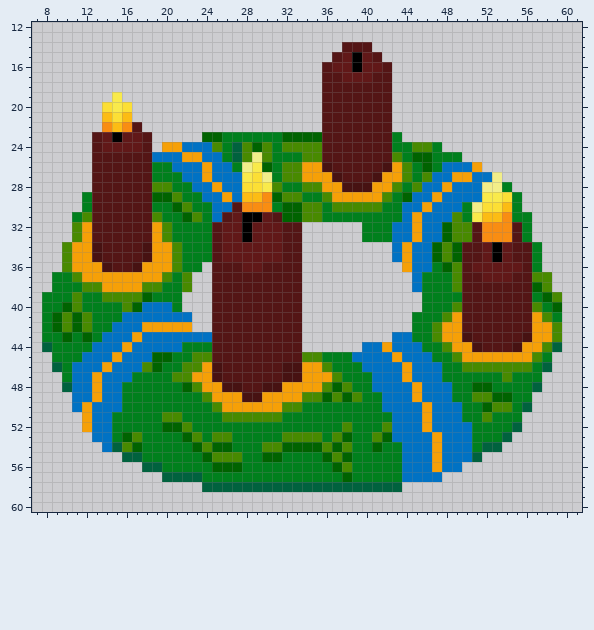
File history of a sprite sheet, Assets/FuerWinter/Adventskranz.png. The picture above was drawn from the file before the commit.
The file is 68x68 pixels. Shown: x 7..61, y 12..60.
After:
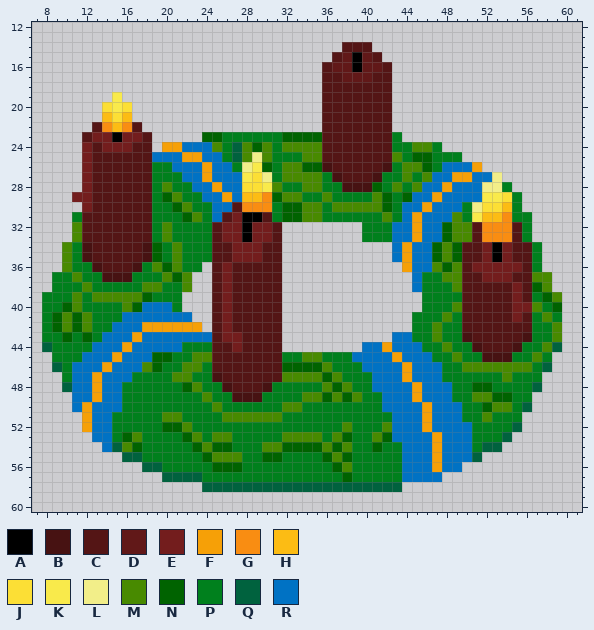
Palette (. is transparent): A #000000  B #471212  C #541515  D #611818  E #731d1d  F #f6a007  G #f98d12  H #fcbc14  J #fcdf35  K #f9ea4b  L #f2ee89  M #488a00  N #006300  P #00801d  Q #00623e  R #0072c4
Changes in this commit:
Colour F becomes colour B in rows 34 to 35 at x 12; in row 36 at x 13; in row 37 at x 14 to 16; in row 45 at x 52 to 54; in row 49 at x 27.
The author put colour C in row 22 at x 13; in row 23 at x 12.
Colour B becomes colour C in rows 34 to 35 at x 13; in row 36 at x 14; in row 46 at x 25; in row 48 at x 27.
Colour D becomes colour C in row 24 at x 17; in row 31 at x 30; in rows 32 to 33 at x 31; in rows 34 to 35 at x 26 and 30 to 31; in row 36 at x 28 to 29.
Colour F becomes colour C in rows 32 to 33 at x 12.
Colour M becomes colour C in row 31 at x 12.
The author put colour E in rows 24 to 28 at x 12; in row 29 at x 11.
Colour C becomes colour E in row 23 at x 13; in rows 36 to 37 at x 26; in rows 38 to 39 at x 26 and 55; in row 40 at x 26 and 55 to 56; in row 41 at x 26 and 55; in row 42 at x 26.
Colour C becomes colour E in row 43 at x 26 to 27; in row 44 at x 27.
Colour D becomes colour E in row 23 at x 14 and 16 to 17; in row 24 at x 14 to 16; in row 31 at x 27; in rows 32 to 33 at x 26 to 27 and 29 to 30; in rows 34 to 35 at x 27 to 29, 52 and 54; in row 36 at x 51 to 55.
Colour D becomes colour E in row 37 at x 52 to 54.
Colour P becomes colour E in rows 29 to 30 at x 12.
The author put colour F in row 42 at x 23.
Colour B becomes colour M in row 47 at x 32 to 33.
Colour F becomes colour M in row 27 at x 34 to 35; in row 29 at x 41; in row 36 at x 19; in row 47 at x 34 to 35.
Colour P becomes colour M in row 26 at x 45; in row 31 at x 42; in row 36 at x 47; in row 37 at x 48; in row 39 at x 13.
Colour B becomes colour N in row 46 at x 32 to 33.
Colour F becomes colour N in row 26 at x 34 to 35; in row 28 at x 41; in rows 34 to 35 at x 19; in row 36 at x 20; in row 46 at x 34 to 35; in row 47 at x 36.
Colour M becomes colour N in row 29 at x 42.
Colour P becomes colour N in row 30 at x 42; in row 37 at x 21.
Colour B becomes colour P in row 48 at x 31.
Colour C becomes colour P in row 31 at x 31; in row 45 at x 32 to 33.
Colour F becomes colour P in row 26 at x 43; in row 27 at x 36 and 42 to 43; in row 28 at x 36 to 37 and 42; in row 29 at x 37 to 40; in rows 32 to 33 at x 19; in rows 34 to 35 at x 11 and 20.
Colour F becomes colour P in row 36 at x 11 to 12 and 18; in row 37 at x 12 to 13 and 17 to 19; in row 38 at x 14 to 17; in row 41 at x 49 and 57; in rows 42 to 43 at x 48 to 49 and 57 to 58; in row 44 at x 49 to 50 and 56 to 57.
Colour F becomes colour P in row 45 at x 50 to 51 and 55 to 56; in row 46 at x 24; in row 47 at x 23 to 24; in row 48 at x 24 to 25 and 32 to 35; in row 49 at x 25 to 26 and 30 to 33; in row 50 at x 26 to 31.
Colour M becomes colour P in row 28 at x 19; in row 31 at x 19; in row 38 at x 13.
Colour N becomes colour P in row 29 at x 19.
The author cleared colour C in rows 32 to 44 at x 32 to 33.
